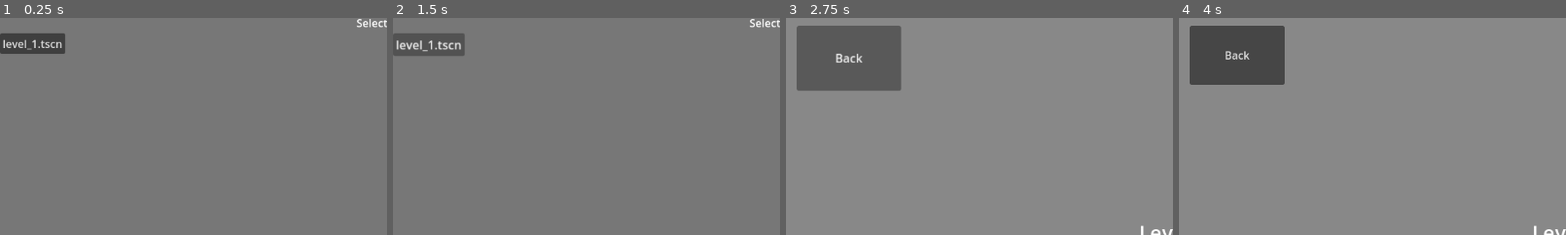
Above: before the commit, frames 1-4 (left to right).
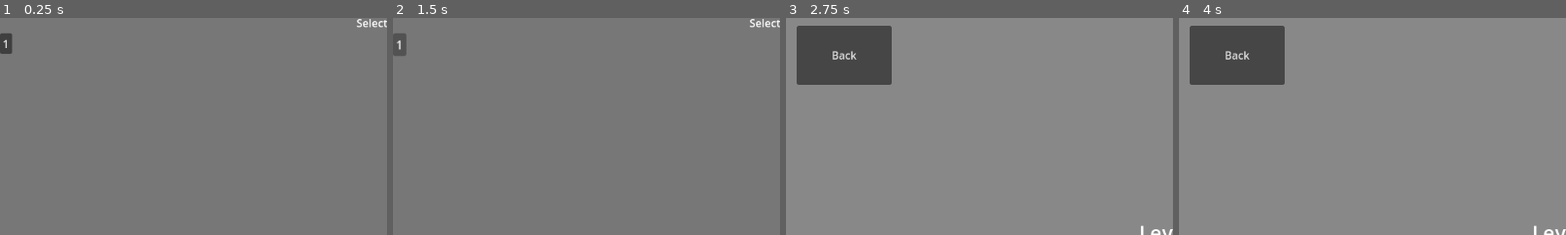
Above: after the commit, the same moments.

Repository: moaatt2/My-First-Game
Game: Godot game, scene res://gui/level_select_screen.tscn
Two runs of this game, one before a commit and one after it. Both use one fixed random seed, a clock stepped at 60 frames per second and the inputs below. This scene is started directly instead of the project's main scene.
Inputs (mouse positions are % of the whole screen's width and height, from its top left):
- Up to frame 1 (0.25 s): no input
- Up to frame 2 (1.5 s): click "level_1.tscn" (after the commit: "1") at 0.5 s; click "Back" at 1.25 s
- Up to frame 3 (2.75 s): click "level_1.tscn" (after the commit: "1") at 2 s
- Up to frame 4 (4 s): tap Enter at 2.75 s; move the mouse to (72, 45) at 2.77 s; hold D (move_right) from 2.78 s (still down); tap Shift (dash) at 2.85, 3.6 s; tap Space (jump) at 3.02, 3.5, 3.77 s; move the mouse to (30, 55) at 3.52 s
The pictures show only the part of the screen within x 0-50%, y 1-51%; the shares and areas given below are measured in that part.

The runs differ from the first frame. In frame 1, 1.3% of the frame differs, in the area x 0-17%, y 7-17%; in frame 2, 1.5%; in frame 3, 1.7%, in the area x 2-30%, y 3-34%; in frame 4, nothing differs.

Commit message:
Clean up generated button text.

Diff:
--- a/gui/level_select_screen.gd
+++ b/gui/level_select_screen.gd
@@ -25,11 +25,7 @@
 
 func create_level_button(level_path: String, level_name: String) -> void:
 	var button = LEVEL_BUTTON.instantiate()
-	button.text = level_name
+	button.text = level_name.trim_suffix('.tscn').trim_prefix('level_')
 	button.level_path = level_path
 
-	print('Button made with')
-	print("Level Path: ", level_path)
-	print("Level Name: ", level_name)
-
 	grid.add_child(button)
